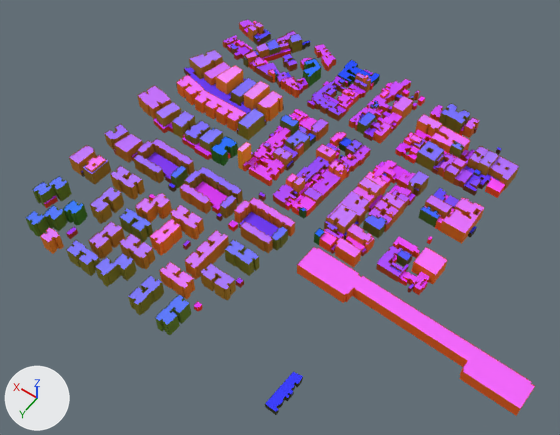
The glTF model public/secciones/edificios_T21.glb, before and after one commit.
The view is the same before and after, from a 50 mm camera at (-132.0, 303.0, 793.0) aimed at (227.0, -200.0, 3.0). The lights are fixed; the arrows at lower left show +X, +Y and +Z. The picture after the commit comes second. Vertices at exactly the same position are counted once.

Script lines for the objects in view, before the commit:
```python
me_edificios_t21 = bpy.data.meshes.new('Edificios_T21')
me_edificios_t21.from_pydata(...)  # 12842 vertices, 12218 faces; spans x -139.0..516.0, y -517.0..22.0, z -3.0..35.0
me_edificios_t21.materials.append(mat_fachada)
ob_edificios_t21 = bpy.data.objects.new('Edificios_T21', me_edificios_t21)
ob_edificios_t21.location = (0.0, 0.0, 0.0)
```
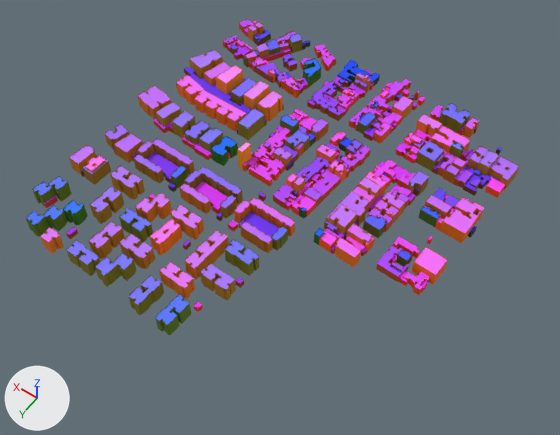
Where the change shows, as pixel boxes [x1, y1, x2, y2] in the pictures (560 x 435 px):
'Edificios_T21', reshaped (20% shorter): before [26, 20, 535, 416]; after [26, 20, 519, 335]
part 1 of me_edificios_t21, deleted (pink): before [265, 247, 535, 416]

The change in detail:
me_edificios_t21 is used by ob_edificios_t21; location (0.0, 0.0, 0.0).
me_edificios_t21 had 12842 vertices, 12218 faces and spanned x -139.0..516.0, y -517.0..22.0, z -3.0..35.0.
me_edificios_t21 now has 12698 vertices, 12080 faces and spans x 11.0..516.0, y -517.0..15.0, z -3.0..35.0.
me_edificios_t21 part 1: 6 loose pieces with 144 vertices, spanning x -139.0..162.0, y -208.0..22.0, z -2.0..16.0, are deleted.
